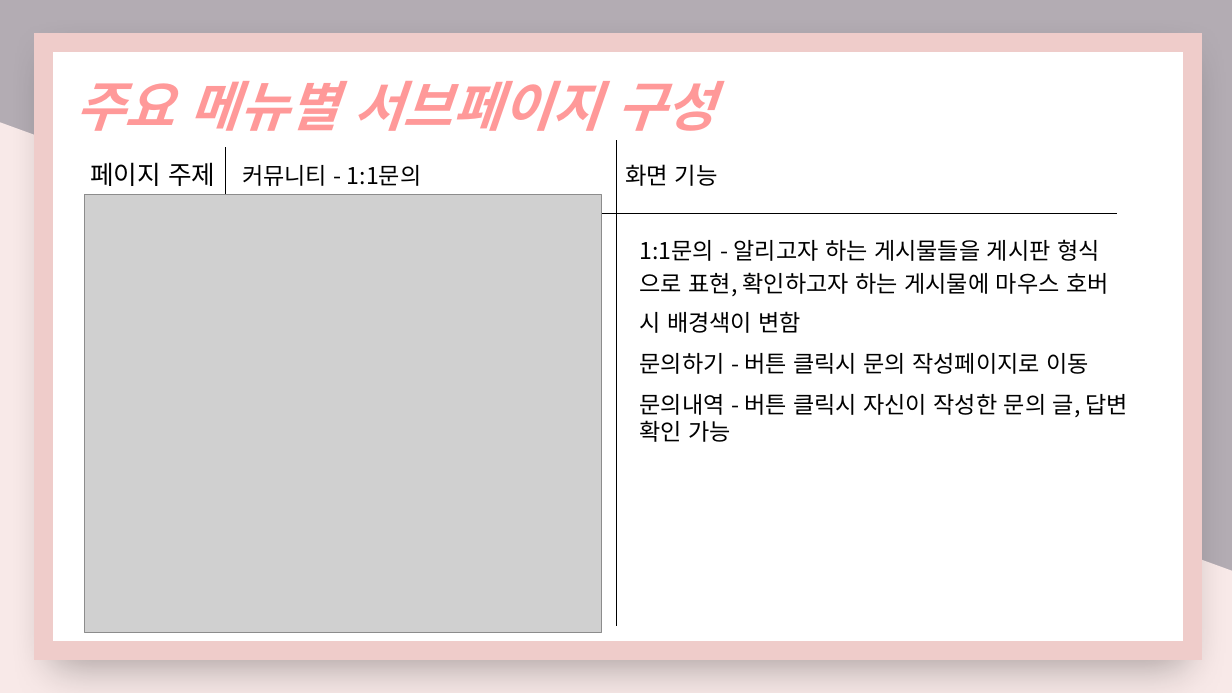
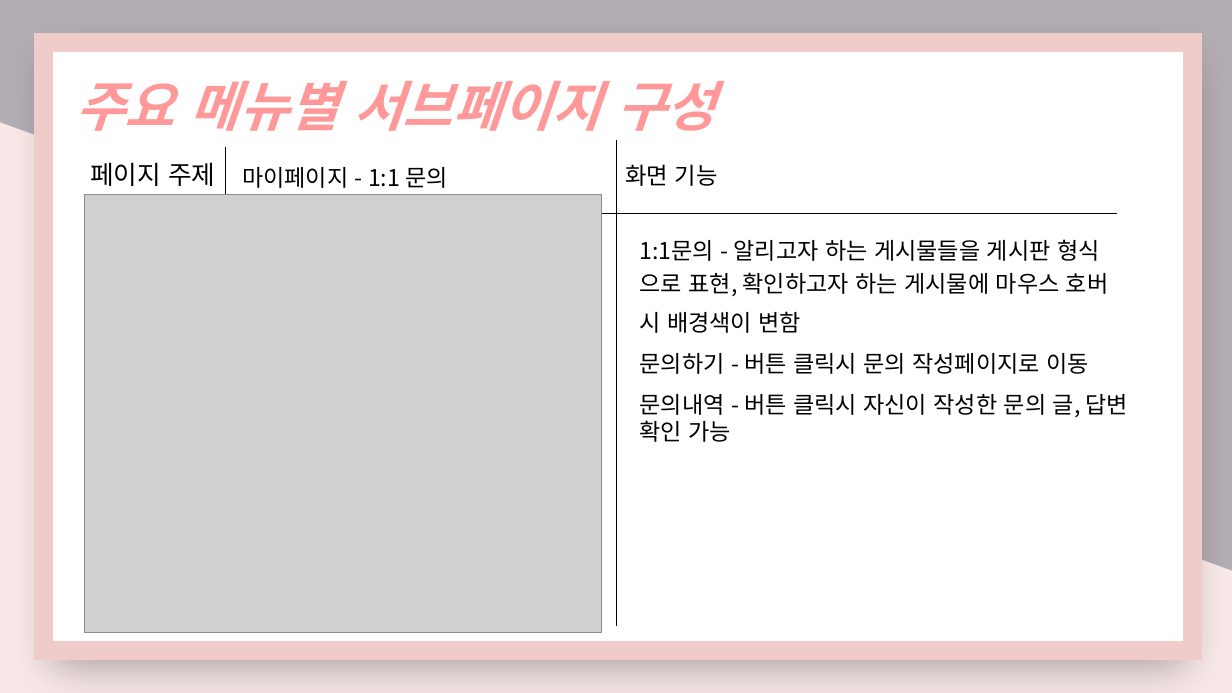
Before and after one commit to nimi2838/thecare, a slide deck: slide 25 of 졸작 기획서.pptx (slide 20 before the commit). Drawn at 1232x693 pixels with LibreOffice and Linux fonts; fonts in the diff are those of the drawing; grey boxes stand for pictures. Boxes give left, top, right and bottom in pixels: in the first picture for what was removed or moved away, otherwise in the second. Text is boxed around its words. In the diff, an @@ line names an element or a change of style, - is before the commit and + after.

```diff
--- a/졸작 기획서.pptx
+++ b/졸작 기획서.pptx
@@ text at box(242, 167, 448, 188): text changed @@
-커뮤니티 - 1:1문의
+마이페이지 - 1:1 문의
```
Also in this commit, not shown: 7 other slides changed, 2 slides added, 5 other files.
